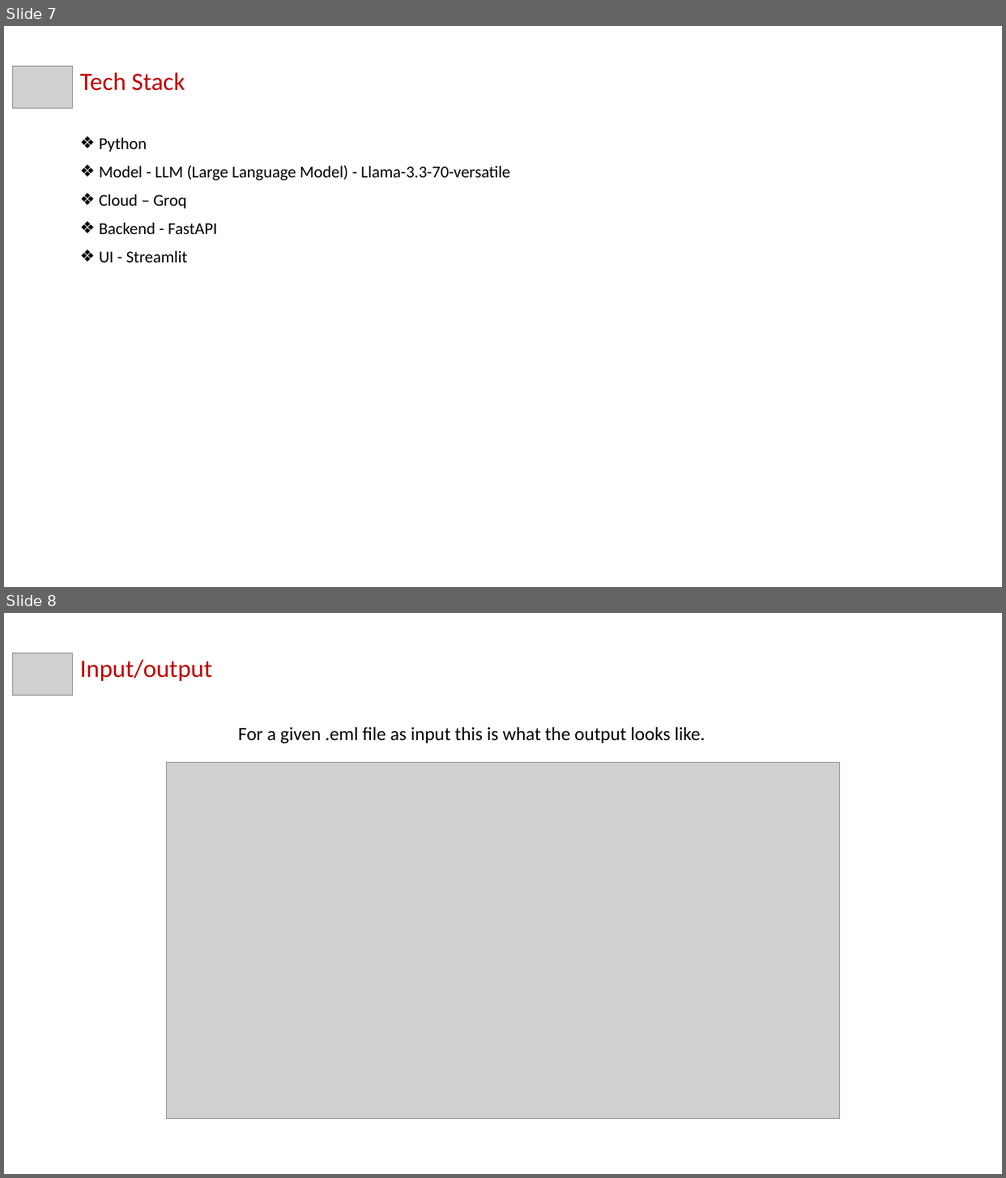
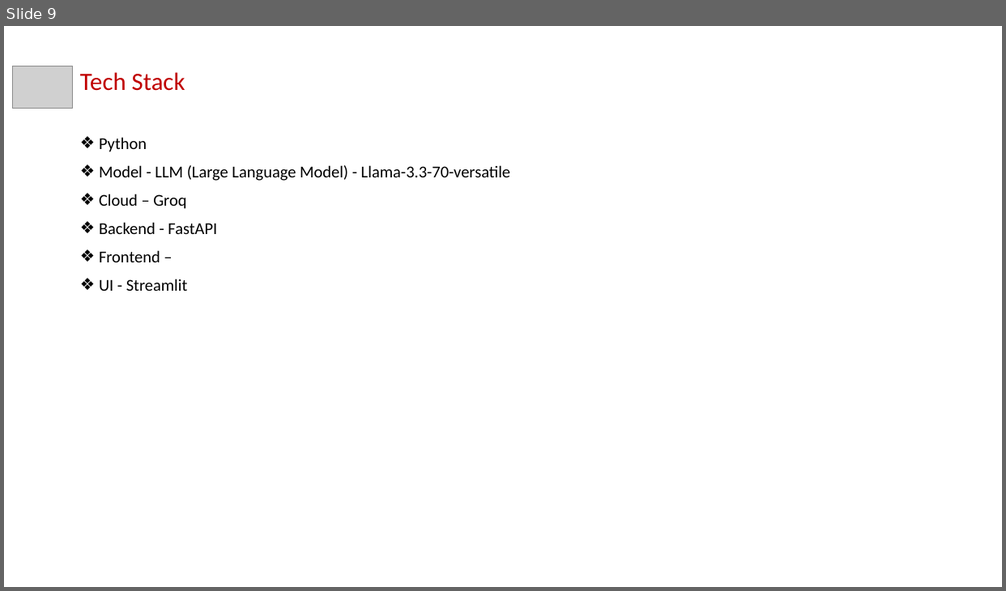
Before and after one commit to ewfx/gaied-ai-anywhere, a slide deck: artifacts/demo/Agentic_AI_EmailClassification.pptx. Shown one above the other, each under a label of ours: slides 7 and 8 before the commit, slide 9 after it. The pictures are 1006x1178 and 1006x591 pixels, drawn with LibreOffice and Linux fonts; fonts in the diff are those of the drawing; grey boxes stand for pictures. Boxes give left, top, right and bottom in pixels: in the first picture for what was removed or moved away, otherwise in the second. Text is boxed around its words. In the diff, an @@ line names an element or a change of style, - is before the commit and + after.

```diff
--- a/artifacts/demo/Agentic_AI_EmailClassification.pptx
+++ b/artifacts/demo/Agentic_AI_EmailClassification.pptx
@@ slide 8 removed at (x1=4, y1=613, x2=1002, y2=1174), background #FFFFFF @@
@@ picture removed at (x1=12, y1=653, x2=72, y2=696) @@
@@ title removed at (x1=80, y1=659, x2=212, y2=681) @@
-Input/output
@@ text removed at (x1=238, y1=727, x2=705, y2=743) @@
-For a given .eml file as input this is what the output looks like.
@@ picture removed at (x1=167, y1=763, x2=839, y2=1119) @@
@@ what was slide 7 is now slide 9 @@
@@ slide 9 changed as well @@
@@ text at (x1=99, y1=137, x2=510, y2=291): less space between paragraphs @@
@@ text at (x1=99, y1=250, x2=160, y2=263): paragraph added @@
+❖ Frontend –
```
Also in this commit, not shown: 6 other slides changed, 3 slides added.
